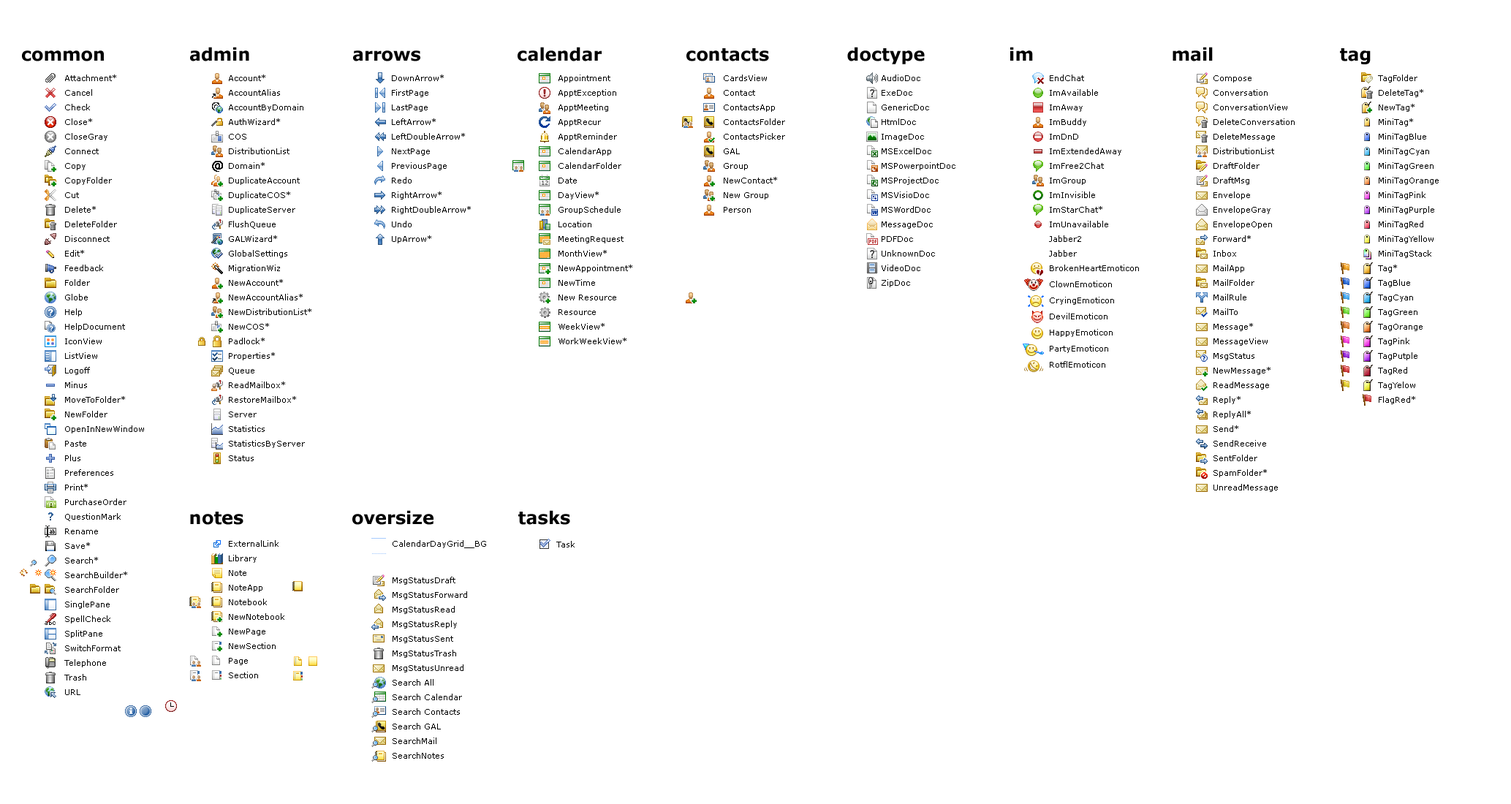
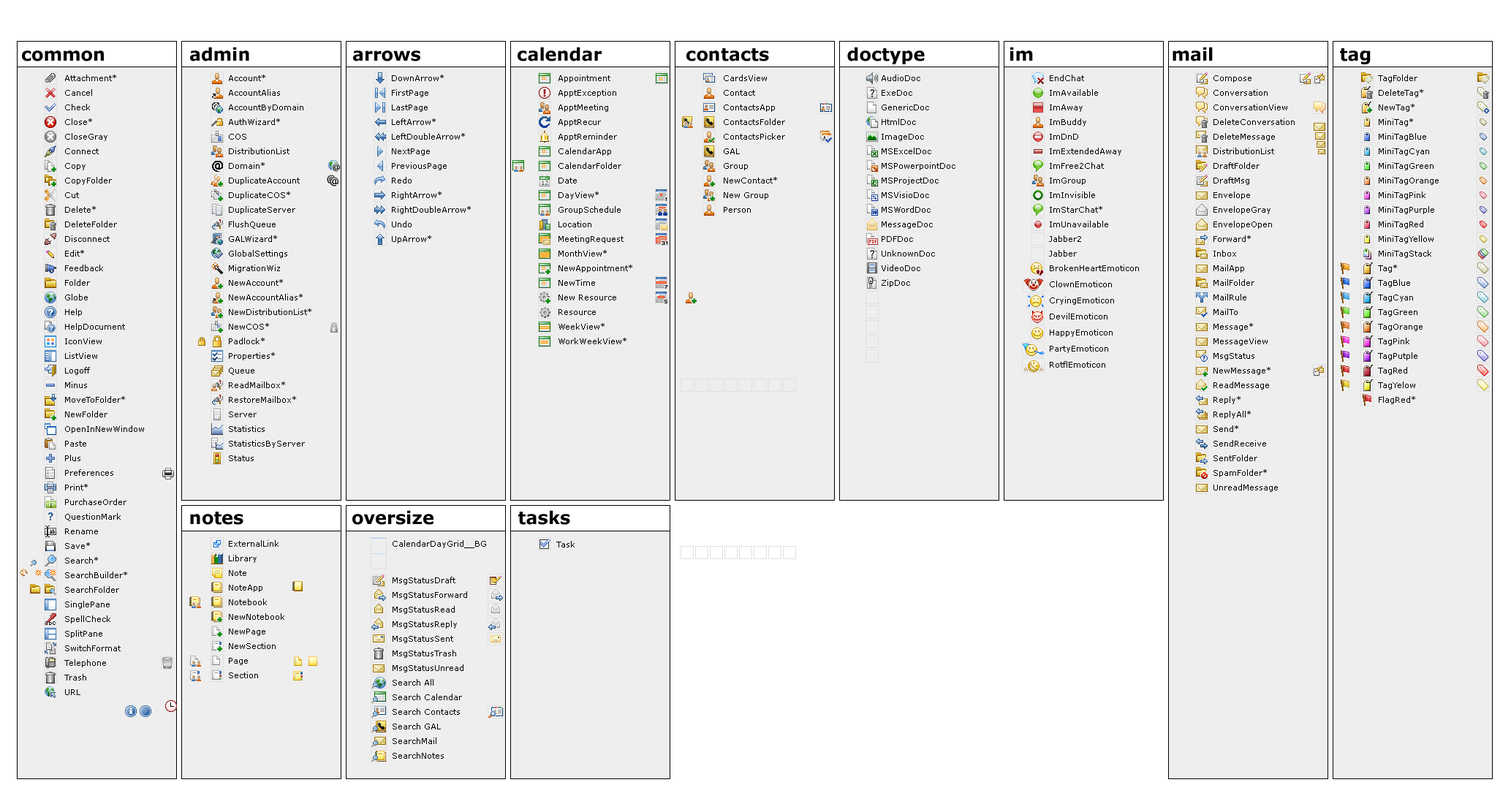
Layers edited between the first and the second 1511x804 image:
painted on "icons" over 160, 71, 1491, 719
showed "boxes", painted on it over 43, 71, 1374, 763
showed "bg" (2nd of 2, in "bg") over 16, 40, 1494, 780
